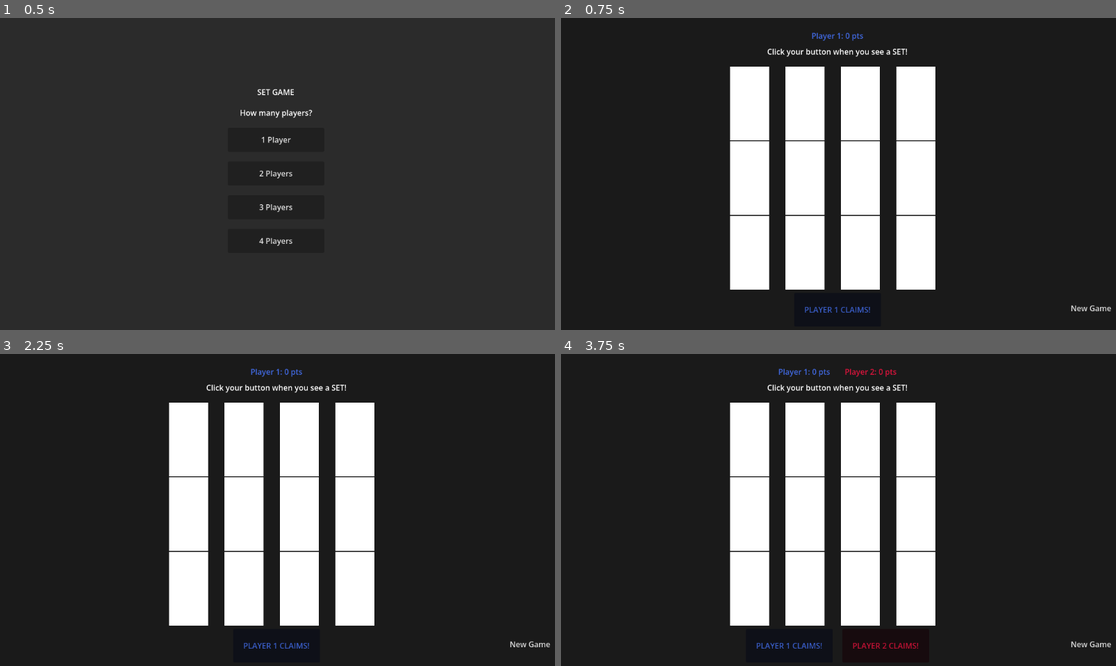
Above: before the commit, frames 1-4 (two rows, left to right).
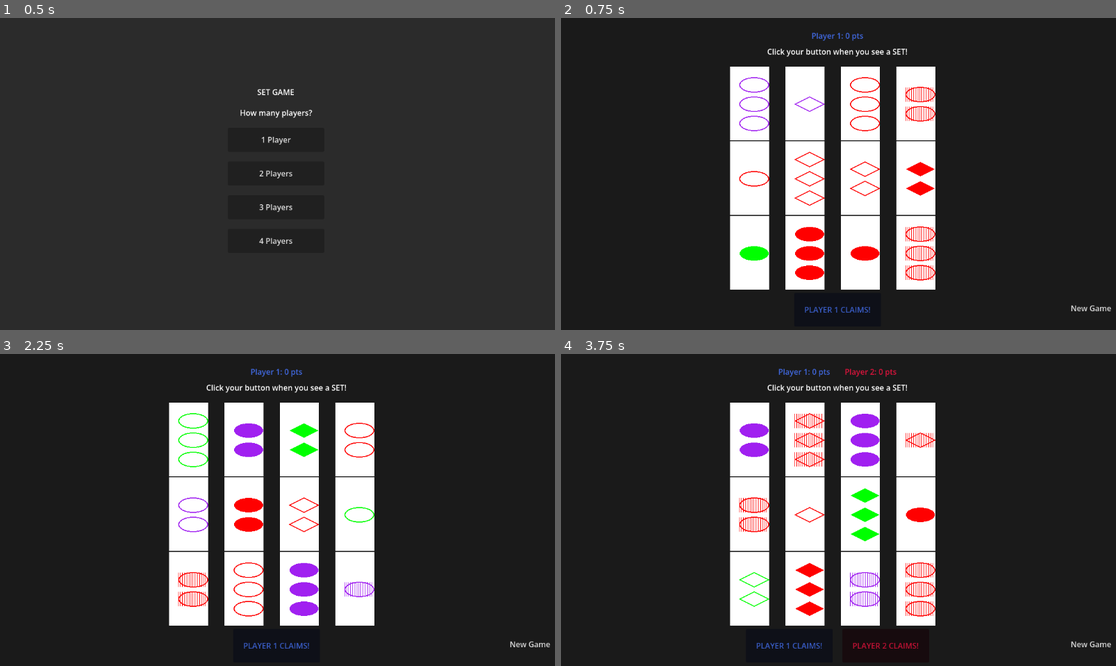
Above: after the commit, the same moments.

Repository: LucasHT22/set
Game: Godot game, scene res://scenes/player_select.tscn
Same seed, same stepped clock (60 frames per second), same inputs: the game is played once before the commit and once after it.
Inputs:
- Up to frame 1 (0.5 s): no input
- Up to frame 2 (0.75 s): click "1 Player" at 0.5 s
- Up to frame 3 (2.25 s): click "New Game" at 1.25 s; click "1 Player" at 2 s
- Up to frame 4 (3.75 s): click "New Game" at 2.75 s; click "2 Players" at 3.5 s

Frame 1 is identical in both runs. In frame 2, 2.7% of the frame differs, in the area x 32-68%, y 18-85%; in frame 3, 2.8%; in frame 4, 3.7%.
Error before the commit: Parse Error: There is already a variable named "points" declared in this scope. (res://card.gd:144)

Commit message:
different and lighter drawing system

Diff:
--- a/card.gd
+++ b/card.gd
@@ -23,8 +23,10 @@
 	number = n
 	shading = sh
 	card_index = index
-	if is_inside_tree():
-		update_visual()
+
+	$Panel/MarginContainer/ShapeContainer.queue_redraw()
+
+	print("Card setup: shape=", shape, " color=", card_color, " number=", number, " shading=", shading)
 
 func _on_panel_input(event):
 	if event is InputEventMouseButton and event.pressed and event.button_index == MOUSE_BUTTON_LEFT:
@@ -37,140 +39,15 @@
 	if selected:
 		$SelectBorder.self_modulate = Color.YELLOW
 	else:
-		$SelectBorder.self_modulate = Color.WHITE
+		$SelectBorder.self_modudlate = Color.WHITE
 
 func update_visual():
 	$Panel/MarginContainer/ShapeContainer.queue_redraw()
 
-func _draw():
-	pass
-
-class ShapeDrawer extends Control:
-	var parent_card: Control
-
-	func _ready():
-		parent_card = get_parent().get_parent().get_parent()
-
-	func _draw():
-		if not parent_card:
-			return
-
-		var shape_color: Color
-		match parent_card.card_color:
-			parent_card.CardColor.RED: shape_color = Color.RED
-			parent_card.CardColor.GREEN: shape_color = Color.GREEN
-			parent_card.CardColor.PURPLE: shape_color = Color.PURPLE
-
-		var container_size = size
-		var shape_width = 60
-		var shape_height = 30
-		var spacing = 10
-
-		for i in range(parent_card.number):
-			var y_offset = (container_size.y - (parent_card.number * shape_height + (parent_card.number - 1) * spacing))
-			var y_pos = y_offset + i * (shape_height + spacing)
-			var x_pos = (container_size.x - shape_width) / 2
-
-			var position = Vector2(x_pos, y_pos)
-			draw_single_shape(position, shape_width, shape_height, parent_card.shape, shape_color, parent_card.shading)
-
-	func draw_single_shape(pos: Vector2, width: float, height: float, color: Color, shading_type):
-		match shape_type:
-			0:
-				draw_oval(pos, width, height, color, shading_type)
-			1:
-				draw_diamond(pos, width, height, color, shading_type)
-			2:
-				draw_squiggle(pos, width, height, color, shading_type)
-
-	func draw_oval(pos: Vector2, width: float, height: float, color: Color, shading_type):
-		var center = pos + Vector2(width / 2, height / 2)
-		var radius_x = width / 2
-		var radius_y = height / 2
-
-		var points = PackedVector2Array()
-		var num_points = 32
-		for i in range(num_points):
-			var angle = (i * TAU) / num_points
-			var x = center.x + cos(angle) * radius_x
-			var y = center.y + sin(angle) * radius_y
-			points.append(Vector2(x, y))
-
-		match shading_type:
-			0:
-				draw_colored_polygon(points, color)
-			1:
-				draw_colored_polygon(points, Color.WHITE)
-				draw_polyline(points + PackedVector2Array([points[0]]), color, 2.0)
-				draw_stripes_in_shape(pos, width, height, color, points)
-			2:
-				draw_polyline(points + PackedVector2Array([points[0]]), color, 2.0)
-
-	func draw_diamond(pos: Vector2, width: float, height: float, color: Color, shading_type):
-		var center = pos + Vector2(width / 2, height / 2)
-
-		var points = PackedVector2Array([
-			center + Vector2(0, -height / 2),
-			center + Vector2(width / 2, 0),
-			center + Vector2(0, height / 2),
-			center + Vector2(-width / 2, 0)
-		])
-
-		match shading_type:
-			0:
-				draw_colored_polygon(points, color)
-			1:
-				draw_colored_polygon(points, Color.WHITE)
-				draw_polyline(points + PackedVector2Array([points[0]]), color, 2.0)
-				draw_stripes_in_shape(pos, width, height, color, points)
-			2:
-				draw_polyline(points + PackedVector2Array([points[0]]), color, 2.0)
-
-	func draw_squiggle(pos: Vector2, width: float, height: float, color: Color, shading_type):
-		var p1 = pos + Vector2(width * 0.2, height * 0.8)
-		var p2 = pos + Vector2(width * 0.8, height * 0.2)
-		var ctrl1 = pos + Vector2(width * 0.1, height * 0.2)
-		var ctrl2 = pos + Vector2(width * 0.9, height * 0.8)
-
-		var points = PackedVector2Array()
-		var steps = 20
-		for i in range(steps + 1):
-			var t = float(i) / steps
-			var point = bezier_point(p1, ctrl1, ctrl2, p2, t)
-			points.append(point)
-
-		for i in range(steps + 1):
-			var t = float(i) / steps
-			var points = bezier_point(p2, ctrl2 + Vector2(0, 10), ctrl1 + Vector2(0, 10), p1, t)
-			points.append(point)
-
-		match shading_type:
-			0:
-				draw_colored_polygon(points, color)
-			1:
-				draw_colored_polygon(points, Color.WHITE)
-				draw_polyline(points + PackedVector2Array([points[0]]), color, 2.0)
-				draw_stripes_in_shape(pos, width, height, color, points)
-			2:
-				draw_polyline(points + PackedVector2Array([points[0]]), color, 2.0)
-
-	func draw_stripes_in_shape(pos: Vector2, p1: Vector2, p2: Vector2, p3: Vector2, t: float) -> Vector2:
-		var stripe_spacing = 4
-		for x in range(int(pos.x), int(pos.x + width), stripe_spacing):
-			var start = Vector2(x, pos.y)
-			var end = Vector2(x, pos.y + height)
-			draw_line(start, end, color, 1.0)
-
-	func bezier_point(p0: Vector2, p1: Vector2, p2: Vector2, p3: Vector2, t: float) -> Vector2:
-		var u = 1.0 - t
-		var tt = t * t
-		var uu = u * u
-		var uuu = uu * u
-		var ttt = tt * t
-
-		var p = uuu * p0
-		p += 3 * uu * t * p1
-		p += 3 * u * tt * p2
-		p += ttt * p3
-
-		return p
+func get_card_properties():
+	return {
+		"shape": shape,
+		"card_color": card_color,
+		"number": number,
+		"shading": shading
+	}
--- a/scenes/card.tscn
+++ b/scenes/card.tscn
@@ -1,6 +1,7 @@
-[gd_scene load_steps=4 format=3 uid="uid://cfg8wx5h6nv5g"]
+[gd_scene load_steps=5 format=3 uid="uid://cfg8wx5h6nv5g"]
 
 [ext_resource type="Script" path="res://card.gd" id="1_8g634"]
+[ext_resource type="Script" path="res://scripts/shape_drawer.gd" id="2_oqnup"]
 
 [sub_resource type="StyleBoxFlat" id="StyleBoxFlat_lkugh"]
 bg_color = Color(1, 1, 1, 1)
@@ -41,6 +42,7 @@
 [node name="ShapeContainer" type="Control" parent="Panel/MarginContainer"]
 custom_minimum_size = Vector2(80, 120)
 layout_mode = 2
+script = ExtResource("2_oqnup")
 
 [node name="SelectBorder" type="Panel" parent="."]
 visible = false
--- /dev/null
+++ b/scripts/shape_drawer.gd
@@ -0,0 +1,101 @@
+extends Control
+
+func _ready():
+	print("ShapeContainer ready! Size: ", size)
+
+func _draw():
+	print("ShapeContainer drawing! Size: ", size)
+
+	var card = get_parent().get_parent().get_parent()
+
+	if not card.has_method("get_card_properties"):
+		print("ERROR: Card doesn't have get_card_properties method!")
+		return
+
+	var props = card.get_card_properties()
+	print("Drawing card with props: ", props)
+
+	var shape_color = get_shape_color(props.card_color)
+
+	var shape_width = 60
+	var shape_height = 30
+	var spacing = 10
+
+	for i in range(props.number):
+		var y_offset = (size.y - (props.number * shape_height + (props.number - 1) * spacing)) / 2
+		var y_pos = y_offset + i * (shape_height + spacing)
+		var x_pos = (size.x - shape_width) / 2
+
+		print("  Drawing shape ", i, " at position: ", Vector2(x_pos, y_pos))
+		draw_shape_at(Vector2(x_pos, y_pos), shape_width, shape_height, props.shape, shape_color, props.shading)
+
+func get_shape_color(card_color_enum):
+	match card_color_enum:
+		0: return Color.RED
+		1: return Color.GREEN
+		2: return Color.PURPLE
+	return Color.WHITE
+
+func draw_shape_at(pos: Vector2, width: float, height: float, shape_type, color: Color, shading_type):
+	var rect = Rect2(pos, Vector2(width, height))
+
+	print("    draw_shape_at called: shape_type=", shape_type, " shading=", shading_type)
+
+	# shape_type is an enum value (0, 1, 2)
+	match shape_type:
+		0:  # OVAL
+			draw_oval_shape(rect, color, shading_type)
+		1:  # DIAMOND
+			draw_diamond_shape(rect, color, shading_type)
+		2:  # SQUIGGLE
+			draw_squiggle_shape(rect, color, shading_type)
+		_:
+			print("    ERROR: Unknown shape_type: ", shape_type)
+
+func draw_oval_shape(rect: Rect2, color: Color, shading_type):
+	var center = rect.position + rect.size / 2
+	var radius_x = rect.size.x / 2
+	var radius_y = rect.size.y / 2
+
+	var points = PackedVector2Array()
+	var num_points = 32
+	for i in range(num_points):
+		var angle = (i * TAU) / num_points
+		var x = center.x + cos(angle) * radius_x
+		var y = center.y + sin(angle) * radius_y
+		points.append(Vector2(x, y))
+
+	match shading_type:
+		0:  # SOLID
+			draw_colored_polygon(points, color)
+		1:  # STRIPED
+			draw_colored_polygon(points, Color.WHITE)
+			for x in range(int(rect.position.x), int(rect.position.x + rect.size.x), 4):
+				draw_line(Vector2(x, rect.position.y), Vector2(x, rect.position.y + rect.size.y), color, 1.0)
+			draw_polyline(points + PackedVector2Array([points[0]]), color, 2.0)
+		2:  # OPEN
+			draw_polyline(points + PackedVector2Array([points[0]]), color, 2.0)
+
+func draw_diamond_shape(rect: Rect2, color: Color, shading_type):
+	var center = rect.position + rect.size / 2
+	var points = PackedVector2Array([
+		center + Vector2(0, -rect.size.y / 2),
+		center + Vector2(rect.size.x / 2, 0),
+		center + Vector2(0, rect.size.y / 2),
+		center + Vector2(-rect.size.x / 2, 0)
+	])
+
+	match shading_type:
+		0:  # SOLID
+			draw_colored_polygon(points, color)
+		1:  # STRIPED
+			draw_colored_polygon(points, Color.WHITE)
+			for x in range(int(rect.position.x), int(rect.position.x + rect.size.x), 4):
+				draw_line(Vector2(x, rect.position.y), Vector2(x, rect.position.y + rect.size.y), color, 1.0)
+			draw_polyline(points + PackedVector2Array([points[0]]), color, 2.0)
+		2:  # OPEN
+			draw_polyline(points + PackedVector2Array([points[0]]), color, 2.0)
+
+func draw_squiggle_shape(rect: Rect2, color: Color, shading_type):
+	# For now, use oval shape
+	draw_oval_shape(rect, color, shading_type)
